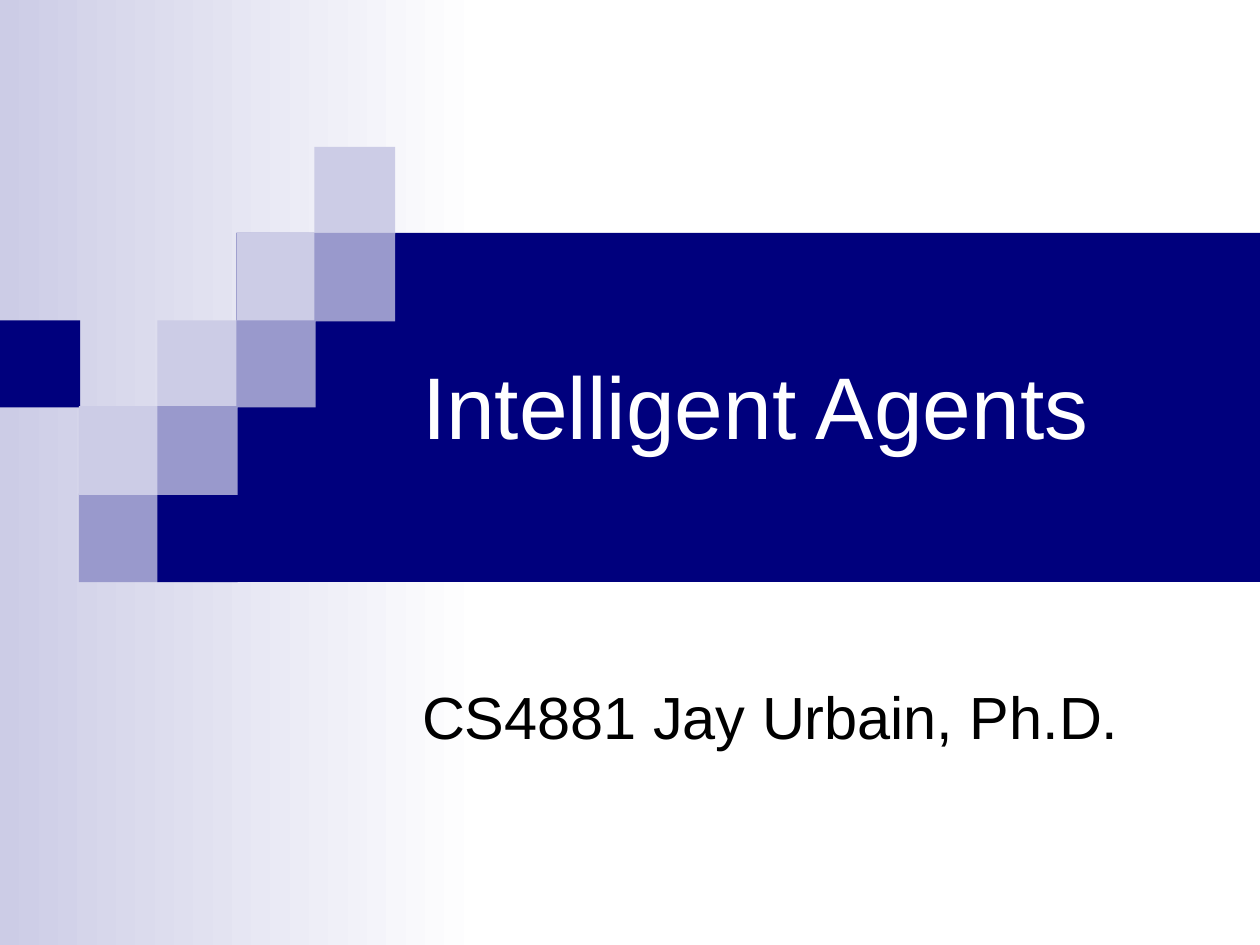
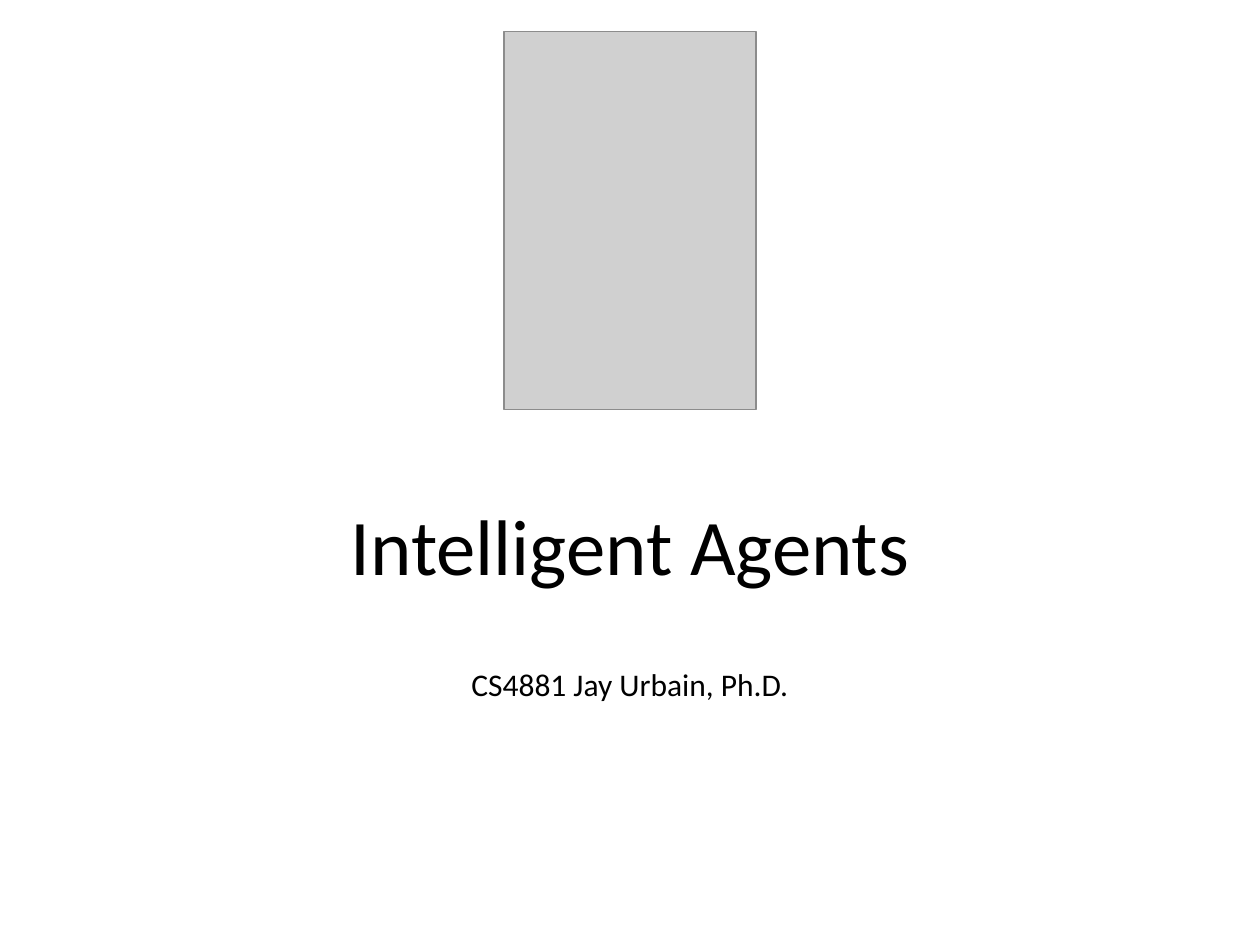
Before and after one commit to jayurbain/artificial-intelligence, a slide deck: slide 1 of slides/m2-agents.ppt. Drawn at 1260x945 pixels with LibreOffice and Linux fonts; fonts in the diff are those of the drawing; grey boxes stand for pictures. Boxes give left, top, right and bottom in pixels: in the first picture for what was removed or moved away, otherwise in the second. Text is boxed around its words. In the diff, an @@ line names an element or a change of style, - is before the commit and + after.

```diff
--- a/slides/m2-agents.ppt
+++ b/slides/m2-agents.ppt
@@ picture added at (504, 32, 756, 410) @@
@@ title "Intelligent Agents": place and size @@
-title "Intelligent Agents" at (422, 375, 1088, 455)
+title "Intelligent Agents" at (351, 520, 909, 589)
@@ title "Intelligent Agents" at (351, 520, 909, 589): size 50 to 45 pt, font Arial to Calibri, text colour #FFFFFF to #000000; alignment left to centre; line spacing 1 to 0.9; vertical alignment middle to bottom @@
@@ group removed at (0, 0, 1260, 945): 12 rectangles @@
@@ subtitle "CS4881 Jay Urbain, Ph.D.": place and size @@
-subtitle "CS4881 Jay Urbain, Ph.D." at (422, 696, 1118, 750)
+subtitle "CS4881 Jay Urbain, Ph.D." at (471, 674, 788, 701)
@@ subtitle "CS4881 Jay Urbain, Ph.D." at (471, 674, 788, 701): size 34 to 18 pt, font Arial to Calibri; alignment left to centre; line spacing 1 to 0.9; less space between paragraphs @@
```
Also in this commit, not shown: 50 other slides changed, 2 slides added, 5 other files.
